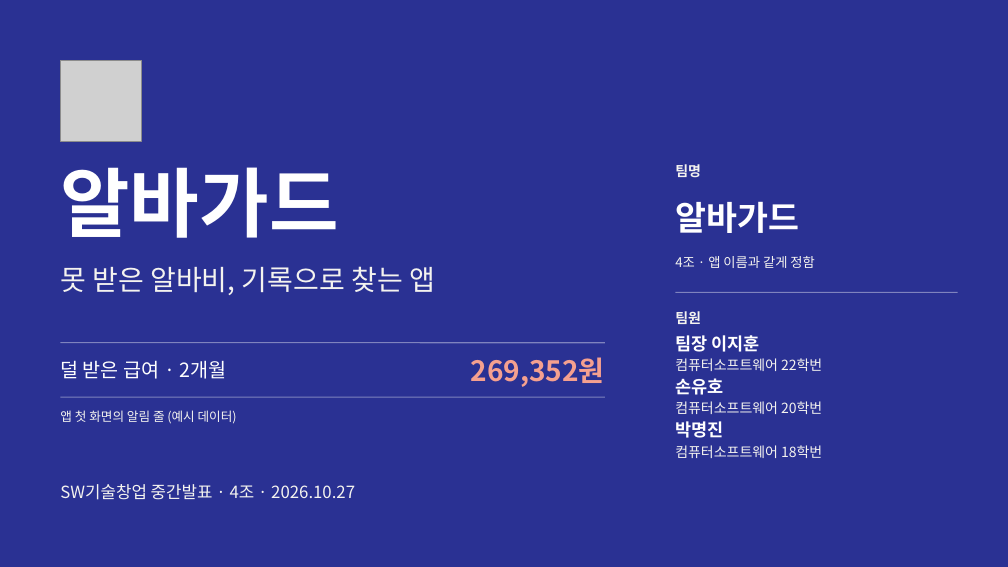
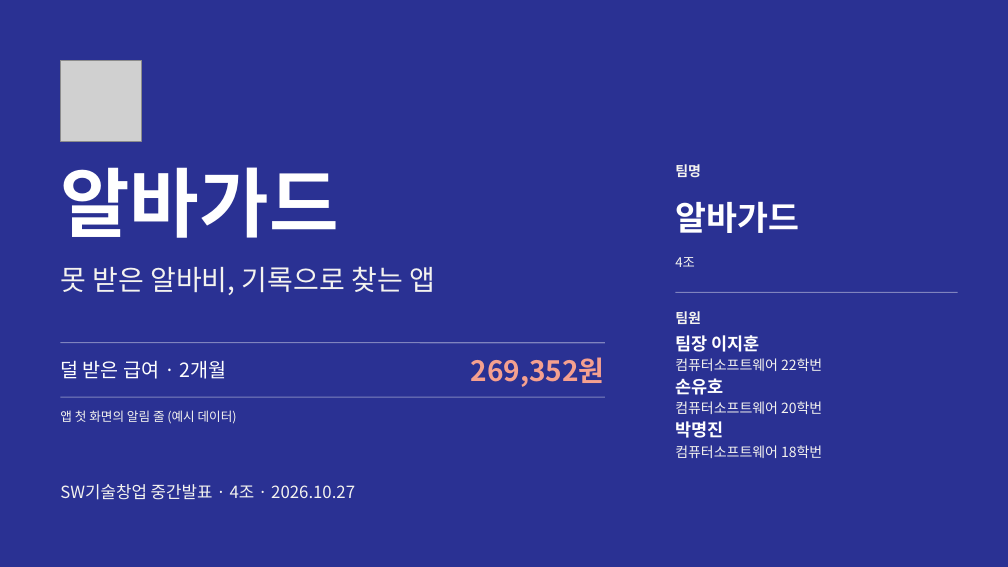
Before and after one commit to jihooni217/albaguard, a slide deck: slide 1 of docs/06_중간발표_PPT.pptx. Drawn at 1008x567 pixels with LibreOffice and Linux fonts; fonts in the diff are those of the drawing; grey boxes stand for pictures. Boxes give left, top, right and bottom in pixels: in the first picture for what was removed or moved away, otherwise in the second. Text is boxed around its words. In the diff, an @@ line names an element or a change of style, - is before the commit and + after.

```diff
--- a/docs/06_중간발표_PPT.pptx
+++ b/docs/06_중간발표_PPT.pptx
@@ text at (x1=675, y1=257, x2=695, y2=267): text changed @@
-4조 · 앱 이름과 같게 정함
+4조
```
